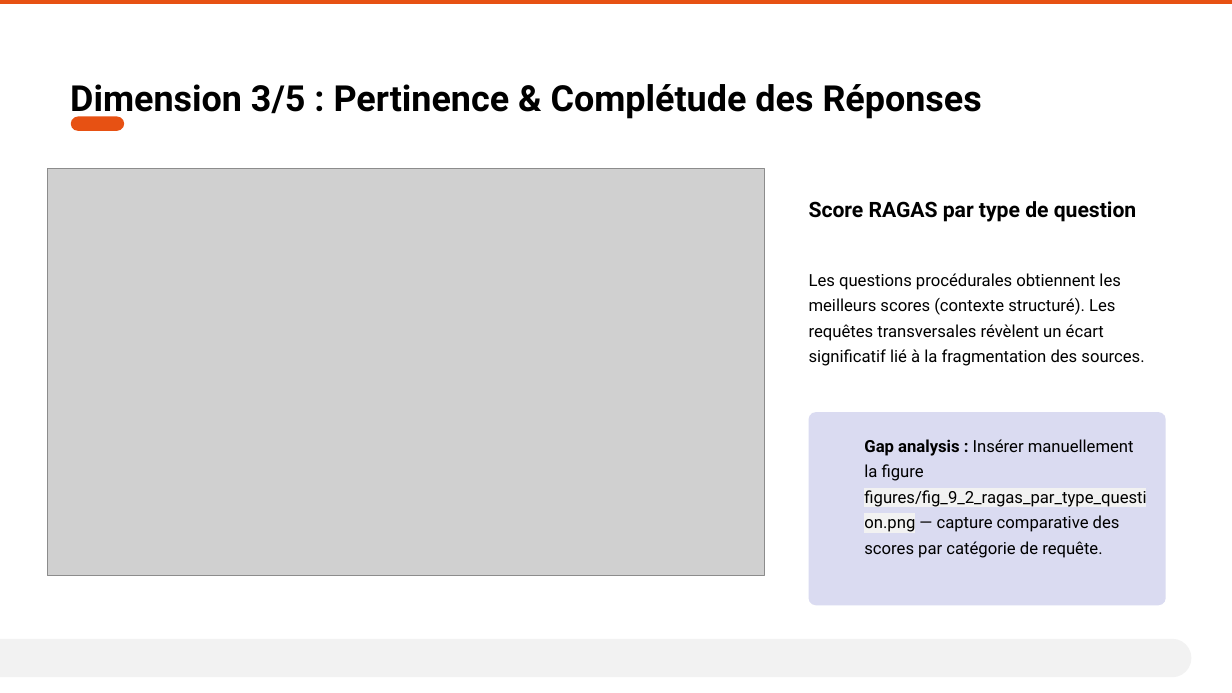
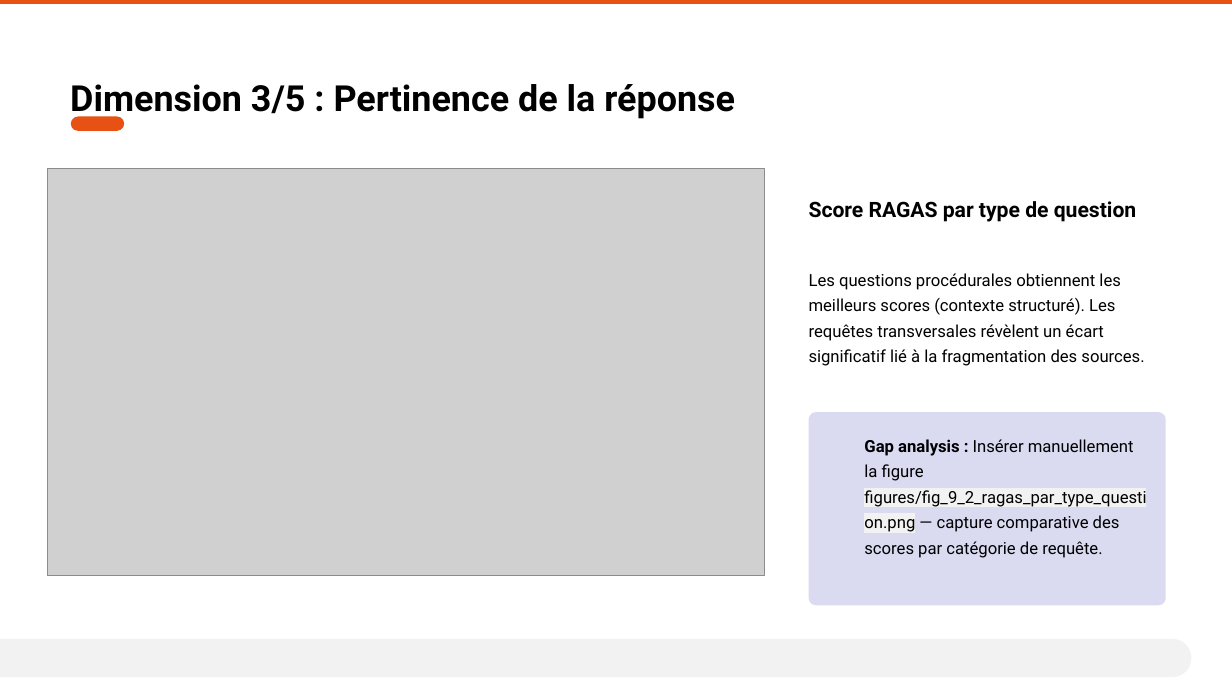
Before and after one commit to AurelienLELEU/memoire, a slide deck: slide 8 of Évaluer la cohérence et la fiabilité d'un système RAG en contexte industriel critique.pptx. Drawn at 1232x693 pixels with LibreOffice and Linux fonts; fonts in the diff are those of the drawing; grey boxes stand for pictures; background and template pictures are left out. Boxes give left, top, right and bottom in pixels: in the first picture for what was removed or moved away, otherwise in the second. Text is boxed around its words. In the diff, an @@ line names an element or a change of style, - is before the commit and + after.

```diff
--- a/Évaluer la cohérence et la fiabilité d'un système RAG en contexte industriel critique.pptx
+++ b/Évaluer la cohérence et la fiabilité d'un système RAG en contexte industriel critique.pptx
@@ text at (70,84,735,120): text changed @@
-Dimension 3/5 : Pertinence & Complétude des Réponses
+Dimension 3/5 : Pertinence de la réponse
```
Also in this commit, not shown: 8 other slides changed.
